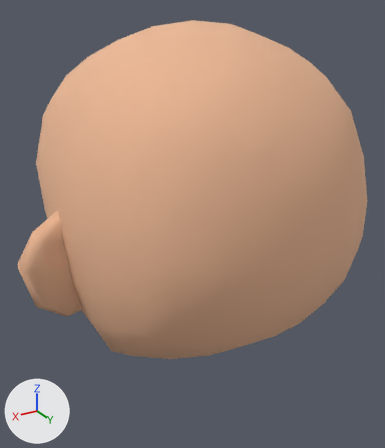
The glTF model assets/character_headNeckEars_skin3.glb as it was, and as the next commit left it.
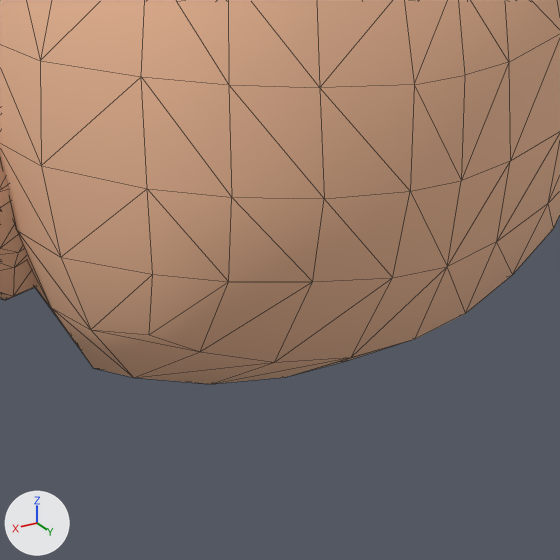
Old and new are each drawn whole from a 50 mm camera at (0.34, 0.526, 0.889) aimed at (0.004, -0.033, 0.61) and again close up on the part from 17% to 90% of the width and 37% to 100% of the height. Lighting does not change. The marker at lower left points along +X, +Y and +Z. The close-ups show mesh edges as thin lines.

The first close-up shows 'head'.
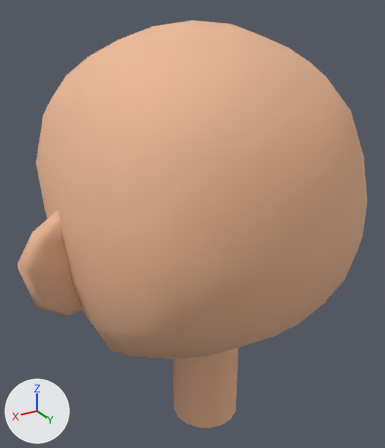
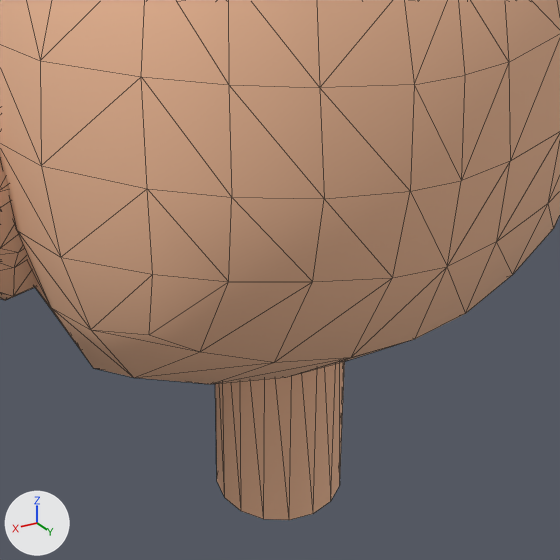
Where the change shows, as pixel boxes (x1, y1, x2, y2) in the close-ups (560 x 560 px):
'neck', added: after (215, 361, 345, 520)

The change, as a diff of the scene's bpy script:
```diff
--- a/assets/character_headNeckEars_skin3.glb.py
+++ b/assets/character_headNeckEars_skin3.glb.py
@@ me_cylinder_025 @@
+me_cylinder_025.from_pydata(...)  # 32 vertices, 32 faces; spans x -0.047..0.047, y -0.05..0.044, z 0.325..0.53
+me_cylinder_025.materials.append(mat_body_main)
@@ ob_neck @@
+ob_neck = bpy.data.objects.new('neck', me_cylinder_025)
+ob_neck.location = (0.0, 0.0, 0.0)
```
